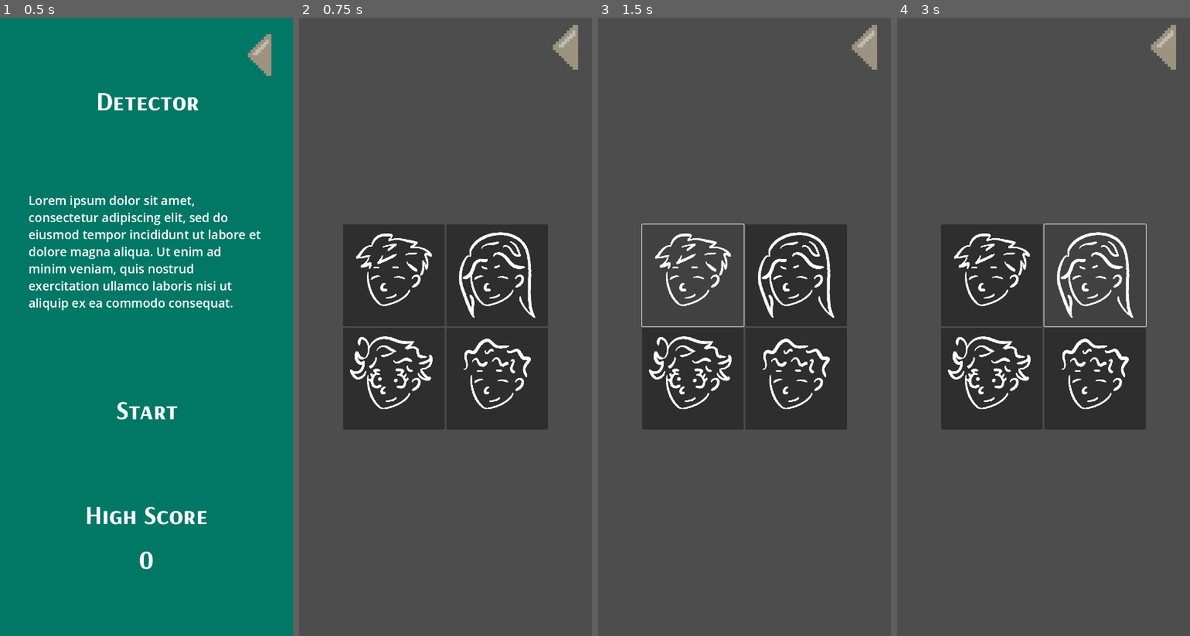
Above: before the commit, frames 1-4 (left to right).
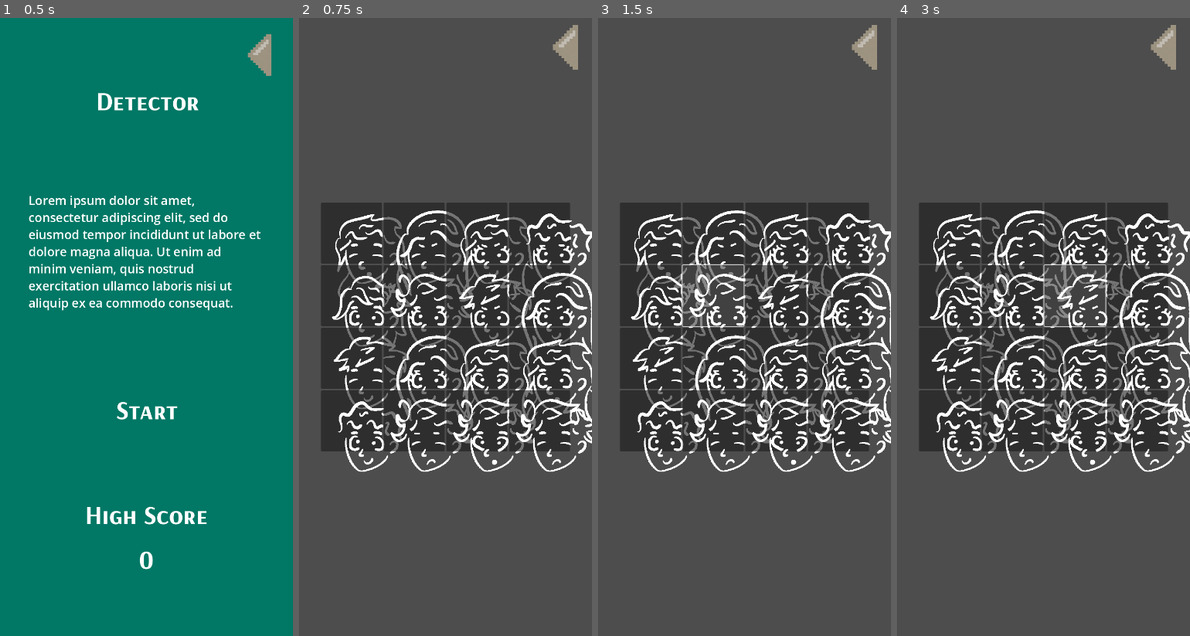
Above: after the commit, the same moments.

Repository: daniel-macias/mrduelm
Game: Godot game, scene res://Scenes/detector.tscn
The game is run twice, just before and just after one commit, with the same random seed, the same clock (stepped at 60 frames per second) and the same inputs. This scene is started directly instead of the project's main scene.
Inputs (mouse positions are in pixels of both pictures, inside the frame that each line leads up to):
- Up to frame 1 (0.5 s): no input
- Up to frame 2 (0.75 s): click "Start" at 0.5 s
- Up to frame 3 (1.5 s): click (691, 277) at 1.27 s
- Up to frame 4 (3 s): click (949, 234) at 2.02 s; click (1096, 277) at 2.77 s

Frame 1 is identical in both runs. In frame 2, 21% of the frame differs, in the area x 7-100%, y 29-74%; in frame 3, 21%; in frame 4, 21%.

Commit message:
now i can generate 2x2, 3x3 and 4x4 grids, but there is weird resizing

Diff:
--- a/Scripts/Minigames/Detector.gd
+++ b/Scripts/Minigames/Detector.gd
@@ -51,29 +51,52 @@
 func _start_game() -> void:
 	menu.visible = false
 	game.visible = true
-	_generate_people(4)
+	generate_grid(4)
 
 # Called every frame. 'delta' is the elapsed time since the previous frame.
 func _process(delta: float) -> void:
 	pass
 
-func _generate_people(amount: int):
-	# Clear existing people
+var grid_sizes = {
+	2: 250,
+	3: 200,
+	4: 150
+}
+
+func generate_grid(grid_size: int):
+	# Clear previous people
 	for child in people_grid.get_children():
 		if child != person_template:
 			child.queue_free()
 
-	# Generate new people
-	for i in range(amount):
+	# Set the correct grid columns
+	people_grid.columns = grid_size
+
+	# Get the correct character size
+	var character_size = grid_sizes.get(grid_size, 200) # Default to 3x3 size
+
+	# Hide template
+	person_template.hide()
+
+	# Create people for the grid
+	var total_people = grid_size * grid_size
+	for i in range(total_people):
 		var new_person = person_template.duplicate()
-		new_person.visible = true
 		new_person.show()
+		people_grid.add_child(new_person)
 
-		var children = new_person.get_children()
-		children[1].texture = load(mouth_textures.pick_random()) # Mouth
-		children[2].texture = load(hair_textures.pick_random())  # Hair
-		children[3].texture = load(eyes_textures.pick_random())  # Eyes
-		children[4].texture = load(brows_textures.pick_random()) # Brows
-		children[5].texture = load(nose_textures.pick_random())  # Nose
+		# Resize person
+		new_person.set_custom_minimum_size(Vector2(character_size, character_size))
 
-		people_grid.add_child(new_person)
+		# Get children
+		var parts = new_person.get_children()
+		if parts.size() >= 6:  # Ensure correct structure
+			parts[1].texture = load(mouth_textures.pick_random())
+			parts[2].texture = load(hair_textures.pick_random())
+			parts[3].texture = load(eyes_textures.pick_random())
+			parts[4].texture = load(brows_textures.pick_random())
+			parts[5].texture = load(nose_textures.pick_random())
+
+			# Resize each part
+			for part in parts:
+				part.set_custom_minimum_size(Vector2(character_size, character_size))
